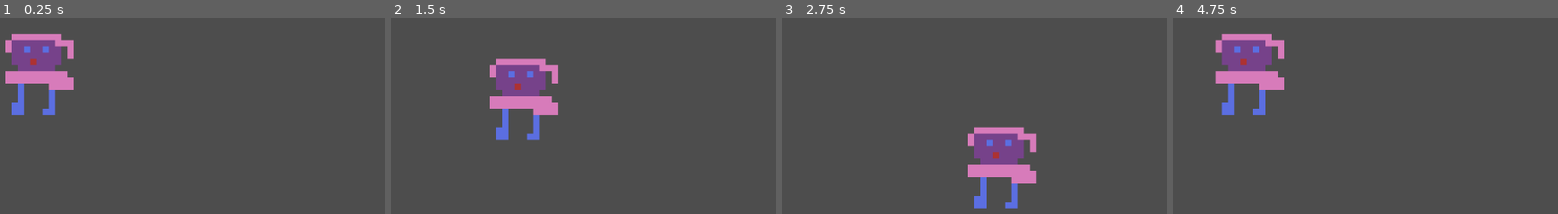
Above: before the commit, frames 1-4 (left to right).
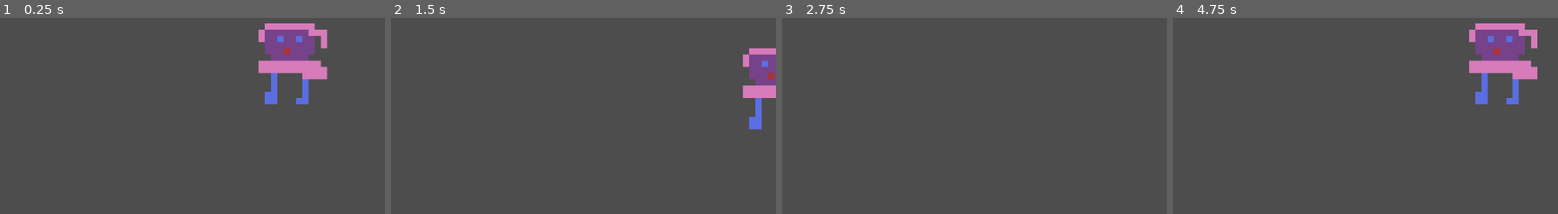
Above: after the commit, the same moments.

Repository: kevincarringtonstory/Ownbound
Game: Godot game, scene res://map.tscn
The game is run twice, just before and just after one commit, with the same random seed, the same clock (stepped at 60 frames per second) and the same inputs. The project has no main scene, so this scene is started directly.
Inputs:
- Up to frame 1 (0.25 s): no input
- Up to frame 2 (1.5 s): tap Enter at 0.5 s; hold Right (ui_right) 0.53-1.28 s; hold Down (ui_down) from 1.28 s (still down)
- Up to frame 3 (2.75 s): release Down (ui_down) at 2.03 s; hold Right (ui_right) from 2.03 s (still down)
- Up to frame 4 (4.75 s): release Right (ui_right) at 2.78 s; hold Up (ui_up) 2.78-3.53 s; hold Left (ui_left) from 3.53 s (still down)

The runs differ from the first frame. In frame 1, 9.4% of the frame differs, in the area x 1-86%, y 2-50%; in frame 2, 7.0%; in frame 3, 4.7%; in frame 4, 9.4%, in the area x 10-95%, y 2-50%.

Commit message:
Update map.tscn
move player test

Diff:
--- a/map.tscn
+++ b/map.tscn
@@ -5,3 +5,4 @@
 [node name="Node2D" type="Node2D"]
 
 [node name="Player" parent="." instance=ExtResource("1_iimu8")]
+position = Vector2(407, -17)
